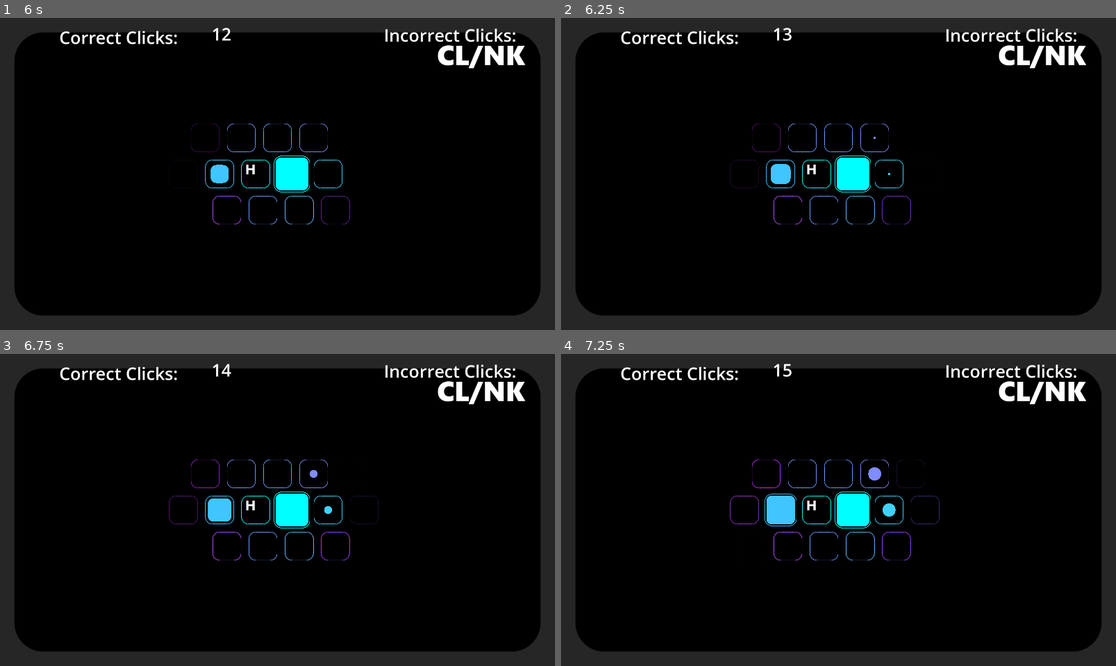
Above: before the commit, frames 1-4 (two rows, left to right).
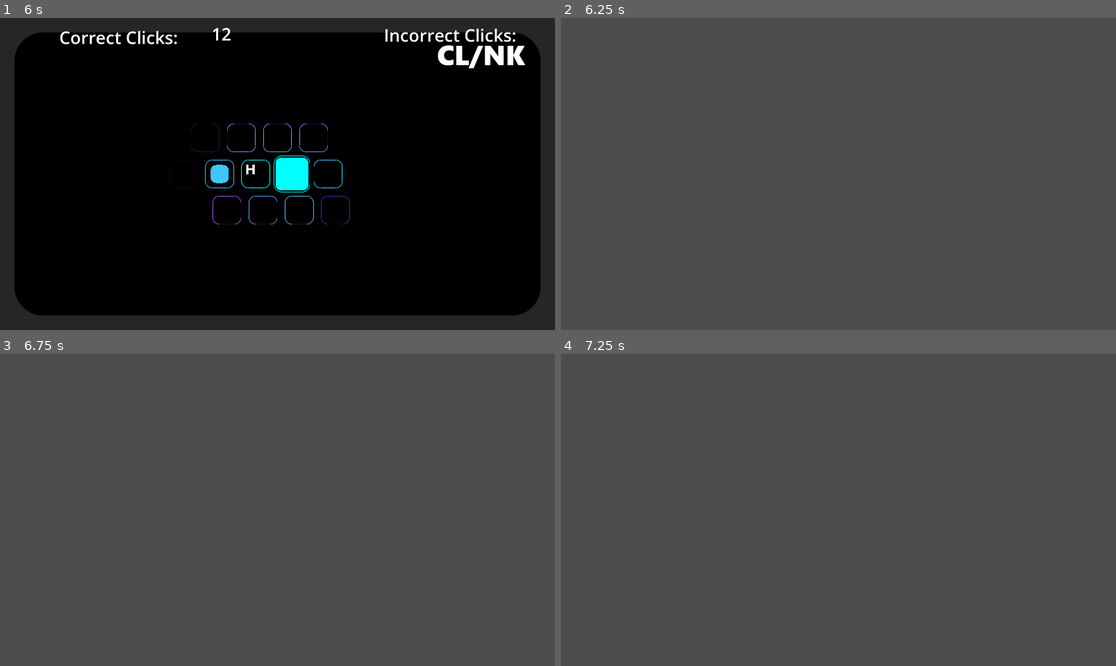
Above: after the commit, the same moments.

Repository: hedgemandan/2025-InfinityJam
Game: Godot game, scene res://Scenes/main_scene.tscn
The game is run twice, just before and just after one commit, with the same random seed, the same clock (stepped at 60 frames per second) and the same inputs.
Inputs:
- Up to frame 1 (6 s): tap Enter at 0.5, 2 s; tap 0 every 1.5 s from 0.6 to 5.1 s; tap Space at 0.77, 1.25, 1.52, 3.02, 3.5, 3.77, 4.52 s; tap 9 every 1.5 s from 1.35 to 5.85 s
- Up to frame 2 (6.25 s): tap Space at 6.02 s
- Up to frame 3 (6.75 s): tap 0 at 6.6 s
- Up to frame 4 (7.25 s): tap Space at 6.77 s

Frame 1 is identical in both runs. In frame 2, 100% of the frame differs, in the area x 0-100%, y 0-100%; in frame 3, 100%; in frame 4, 100%.

Commit message:
Game Closes upon button fully charging

Diff:
--- a/2_Project/RhythmQWERTY/Scenes/button.tscn
+++ b/2_Project/RhythmQWERTY/Scenes/button.tscn
@@ -1940,7 +1940,7 @@
 &"RESET": SubResource("Animation_svtet")
 }
 
-[node name="Button" type="Node2D"]
+[node name="Button" type="Node2D" groups=["animated_nodes"]]
 script = ExtResource("1_0kpiu")
 
 [node name="Skeleton2D" type="Skeleton2D" parent="."]
@@ -2112,3 +2112,5 @@
 libraries = {
 &"": SubResource("AnimationLibrary_c4mwi")
 }
+
+[connection signal="animation_finished" from="AnimationPlayer" to="." method="_on_animation_finished"]
--- a/2_Project/RhythmQWERTY/Scripts/button.gd
+++ b/2_Project/RhythmQWERTY/Scripts/button.gd
@@ -1,5 +1,7 @@
 extends Node2D
 
+signal reached_max_extent
+var isMovingForward = true
 
 func _ready():
 	pass
@@ -13,16 +15,16 @@
 
 func grow_anim():
 	var anim_player = $AnimationPlayer
+	isMovingForward = true
 	$AnimationPlayer.speed_scale = 1
 	if self.visible:
 		anim_player.play("Grow")
 
-		#var tween = create_tween()
-		#tween.tween_property(self, "modulate:a", 1.0, 1.5)
-		#flag = 0
 func shrink_anim():
 	var anim_player = $AnimationPlayer
+	isMovingForward = false
 	$AnimationPlayer.speed_scale = -4
+	#anim_player.play("Grow")
 
 func empty_anim():
 	var anim_player = $AnimationPlayer
@@ -36,10 +38,6 @@
 	if self.visible:
 		anim_player.play("Grow_Menu")
 
-#
-#when q is pressed
-#button 46 activated
-#
-#
-#button X activated?
-#clear X status and get it ready to charge
+func _on_animation_finished(Grow):
+	if isMovingForward and Grow == "Grow":
+		emit_signal("reached_max_extent")
--- a/2_Project/RhythmQWERTY/Scripts/main_scene.gd
+++ b/2_Project/RhythmQWERTY/Scripts/main_scene.gd
@@ -74,6 +74,12 @@
 	start_newbuttonspawn_timer()
 	start_buttoncharge_timer()
 	Music.play()
+
+	var all_animated_nodes = get_tree().get_nodes_in_group("animated_nodes")
+	for node in all_animated_nodes:
+		if node.has_signal("reached_max_extent"):
+			node.connect("reached_max_extent", self._on_reached_max_extent)
+
 	#for n in buttons_data.size():
 		#$AllButtons/Button.modulate =
 		#print("I have interated this many times:", n)
@@ -84,8 +90,9 @@
 			button_node.modulate = buttons_data[button_name]["Color"]
 			print("Applied color to:", button_name)
 
-
-
+func _on_reached_max_extent():
+	print("Game Over!")
+	queue_free()
 
 ## Popup Menu Function
 func _input(event):
--- a/2_Project/RhythmQWERTY/project.godot
+++ b/2_Project/RhythmQWERTY/project.godot
@@ -24,6 +24,10 @@
 window/size/viewport_width=1920
 window/size/viewport_height=1080
 
+[global_group]
+
+animated_nodes=""
+
 [rendering]
 
 renderer/rendering_method="gl_compatibility"
